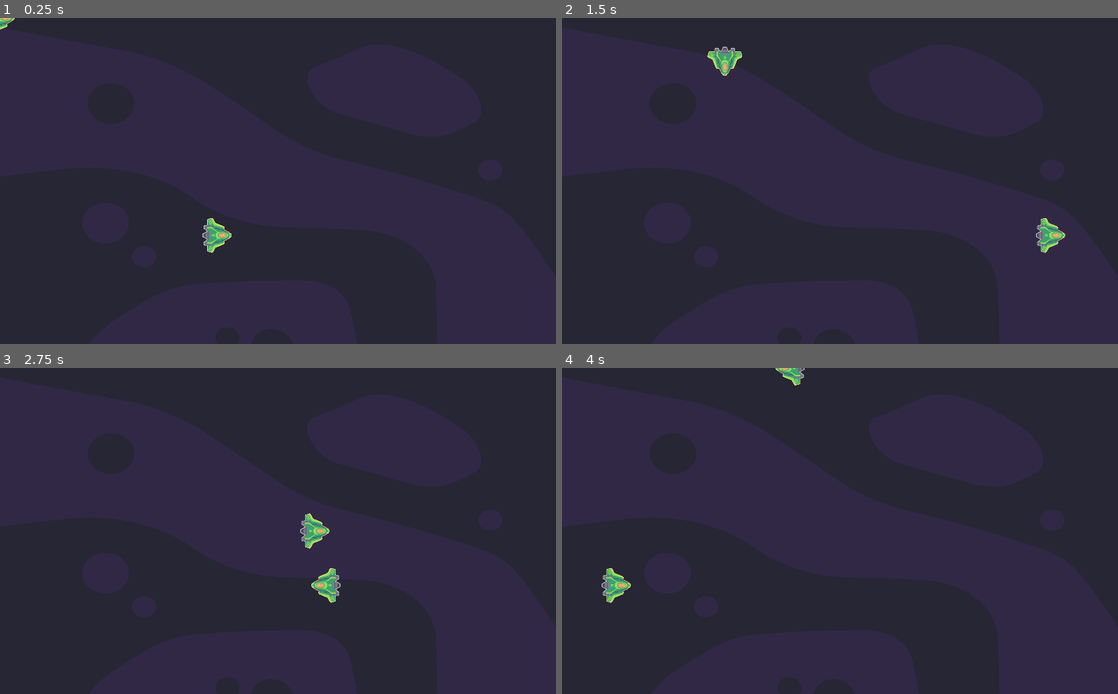
Above: before the commit, frames 1-4 (two rows, left to right).
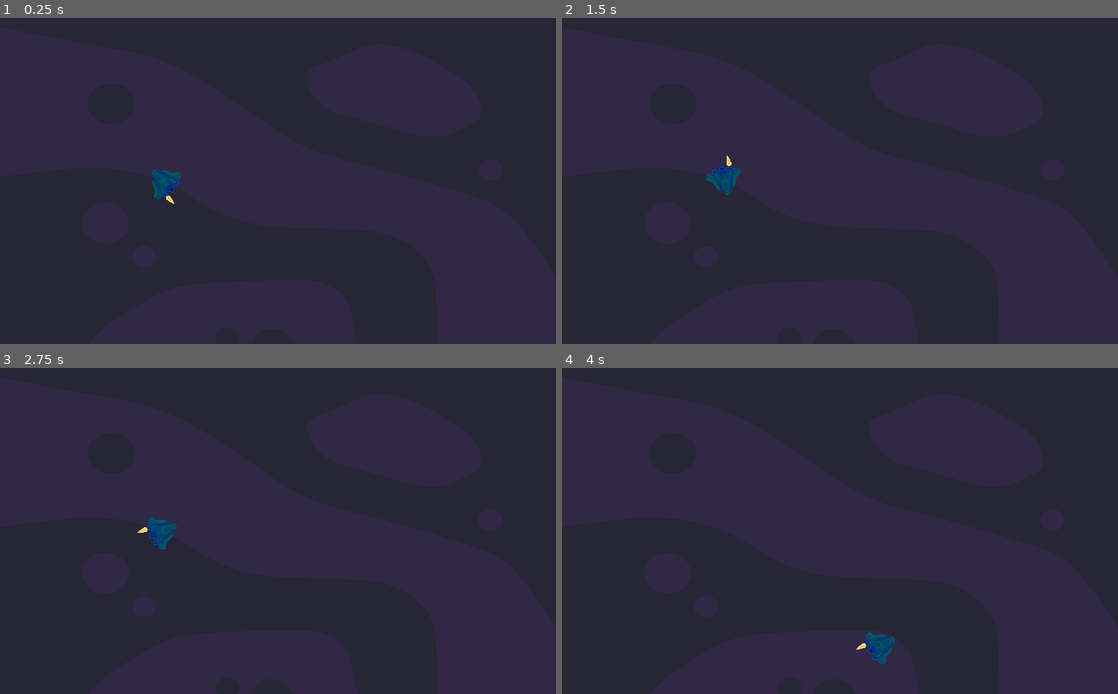
Above: after the commit, the same moments.

Repository: vickraz/godot-space-shooter-
Game: Godot game, scene res://Scenes/World.tscn
Same seed, same stepped clock (60 frames per second), same inputs: the game is played once before the commit and once after it.
Inputs (mouse positions are in pixels of both pictures, inside the frame that each line leads up to):
- Up to frame 1 (0.25 s): no input
- Up to frame 2 (1.5 s): move the mouse to (962, 164) at 0.52 s; hold D (move_right) 0.53-1.28 s; tap Space (boost, bound only after the commit) at 0.6, 1.35 s; move the mouse to (728, 197) at 1.27 s; hold S (move_down) from 1.28 s (still down)
- Up to frame 3 (2.75 s): move the mouse to (333, 459) at 2.02 s; release S (move_down) at 2.03 s; hold D (move_right) from 2.03 s (still down); tap Space (boost, bound only after the commit) at 2.1 s
- Up to frame 4 (4 s): move the mouse to (812, 596) at 2.77 s; release D (move_right) at 2.78 s; hold W (move_up) 2.78-3.53 s; tap Space (boost, bound only after the commit) at 2.85, 3.6 s; move the mouse to (1006, 579) at 3.52 s; hold A (move_left) from 3.53 s (still down)

The runs differ from the first frame. In frame 1, 0.7% of the frame differs, in the area x 0-42%, y 0-73%; in frame 2, 1.0%, in the area x 26-91%, y 8-73%; in frame 3, 1.0%; in frame 4, 0.8%.

Commit message:
Lektion 2: MainShip har skapats

Diff:
--- /dev/null
+++ b/space shooter/Scenes/MainShip.tscn
@@ -0,0 +1,32 @@
+[gd_scene load_steps=4 format=2]
+
+[ext_resource path="res://Ship/green_ship.png" type="Texture" id=1]
+[ext_resource path="res://Scripts/MainShip.gd" type="Script" id=2]
+[ext_resource path="res://Ship/booster_flame.png" type="Texture" id=3]
+
+[node name="MainShip" type="KinematicBody2D"]
+script = ExtResource( 2 )
+
+[node name="Sprite" type="Sprite" parent="."]
+modulate = Color( 0, 0.415686, 1, 1 )
+scale = Vector2( 0.5, 0.5 )
+texture = ExtResource( 1 )
+
+[node name="CollisionPolygon2D" type="CollisionPolygon2D" parent="."]
+polygon = PoolVector2Array( 27, 1, -17, 30, -17, -29 )
+
+[node name="BoostTimer" type="Timer" parent="."]
+wait_time = 4.0
+one_shot = true
+
+[node name="LeftBooster" type="Sprite" parent="."]
+position = Vector2( -35, -15 )
+rotation = 1.5708
+scale = Vector2( 0.25, 0.25 )
+texture = ExtResource( 3 )
+
+[node name="MainBooster" type="Sprite" parent="."]
+
+[node name="RightBooster" type="Sprite" parent="."]
+
+[connection signal="timeout" from="BoostTimer" to="." method="_on_BoostTimer_timeout"]
--- a/space shooter/Scenes/World.tscn
+++ b/space shooter/Scenes/World.tscn
@@ -1,8 +1,7 @@
-[gd_scene load_steps=4 format=2]
+[gd_scene load_steps=3 format=2]
 
 [ext_resource path="res://Backgrounds/space_background1.png" type="Texture" id=1]
-[ext_resource path="res://Scenes/SimpleMovingShip.tscn" type="PackedScene" id=2]
-[ext_resource path="res://Scenes/SteeringShip.tscn" type="PackedScene" id=3]
+[ext_resource path="res://Scenes/MainShip.tscn" type="PackedScene" id=2]
 
 [node name="World" type="Node2D"]
 
@@ -14,6 +13,4 @@
 margin_bottom = 40.0
 texture = ExtResource( 1 )
 
-[node name="Simple_moving_ship" parent="." instance=ExtResource( 2 )]
-
-[node name="SteeringShip" parent="." instance=ExtResource( 3 )]
+[node name="MainShip" parent="." instance=ExtResource( 2 )]
--- /dev/null
+++ b/space shooter/Scripts/MainShip.gd
@@ -0,0 +1,42 @@
+extends KinematicBody2D
+
+const ACCELERATION = 1500
+
+var max_velocity := 500
+var direction := Vector2.RIGHT
+var velocity = Vector2.ZERO
+
+var can_boost := true
+
+func _ready() -> void:
+	#Startposition på skärmen
+	global_position = Vector2(300, 300)
+
+func _physics_process(delta: float) -> void:
+	look_at(get_global_mouse_position())
+
+	if Input.is_action_just_pressed("boost") and can_boost:
+		max_velocity = 800
+		can_boost = false
+		$BoostTimer.start()
+
+	_move_ship(delta)
+
+	print(max_velocity)
+
+
+func _move_ship(delta: float) -> void:
+	if Input.is_action_pressed("move") and global_position.distance_to(get_global_mouse_position()) > 30:
+		var desired_velocity := direction.rotated(rotation) * max_velocity
+		velocity = velocity.move_toward(desired_velocity, ACCELERATION * delta)
+	else:
+		velocity = velocity.move_toward(Vector2.ZERO, ACCELERATION * delta)
+
+	velocity = move_and_slide(velocity)
+
+
+
+#Anropas automatiskt då timern tar slut
+func _on_BoostTimer_timeout() -> void:
+	can_boost = true
+	max_velocity = 500
--- a/space shooter/Scripts/SteeringShip.gd
+++ b/space shooter/Scripts/SteeringShip.gd
@@ -1,6 +1,8 @@
 extends KinematicBody2D
 
-var speed = 400
+const ACCELERATION = 1500
+var speed := 400
+var velocity := Vector2.ZERO
 
 
 func _physics_process(delta: float) -> void:
@@ -9,7 +11,9 @@
 	#Direktionsvektorn kommer alltid att vara normaliserad dvs ha längden 1
 	var direction := Input.get_vector("move_left", "move_right", "move_up", "move_down")
 
-	var velocity = direction * speed
+	var desired_velocity := direction * speed
+
+	velocity = velocity.move_toward(desired_velocity, ACCELERATION*delta)
 
 	#KinematicBody2D har en inbyggd funktion som hanterar rörelse och
 	#kollisioner i ett. Tiden delta används också automatiskt
--- a/space shooter/project.godot
+++ b/space shooter/project.godot
@@ -40,6 +40,16 @@
 "events": [ Object(InputEventKey,"resource_local_to_scene":false,"resource_name":"","device":0,"alt":false,"shift":false,"control":false,"meta":false,"command":false,"pressed":false,"scancode":0,"physical_scancode":68,"unicode":0,"echo":false,"script":null)
  ]
 }
+move={
+"deadzone": 0.5,
+"events": [ Object(InputEventKey,"resource_local_to_scene":false,"resource_name":"","device":0,"alt":false,"shift":false,"control":false,"meta":false,"command":false,"pressed":false,"scancode":0,"physical_scancode":87,"unicode":0,"echo":false,"script":null)
+ ]
+}
+boost={
+"deadzone": 0.5,
+"events": [ Object(InputEventKey,"resource_local_to_scene":false,"resource_name":"","device":0,"alt":false,"shift":false,"control":false,"meta":false,"command":false,"pressed":false,"scancode":0,"physical_scancode":32,"unicode":0,"echo":false,"script":null)
+ ]
+}
 
 [physics]
 
Not shown, changed: .DS_Store
